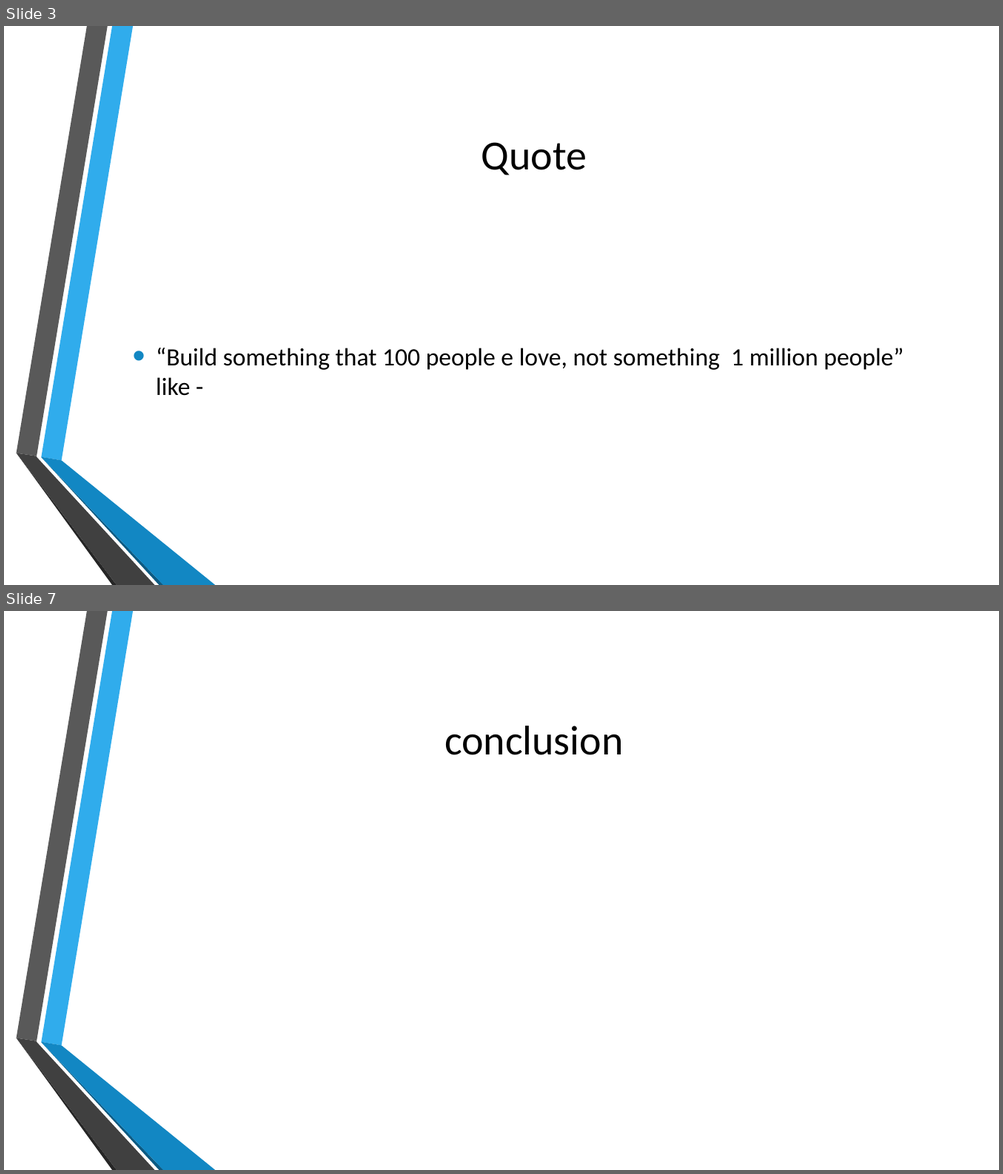
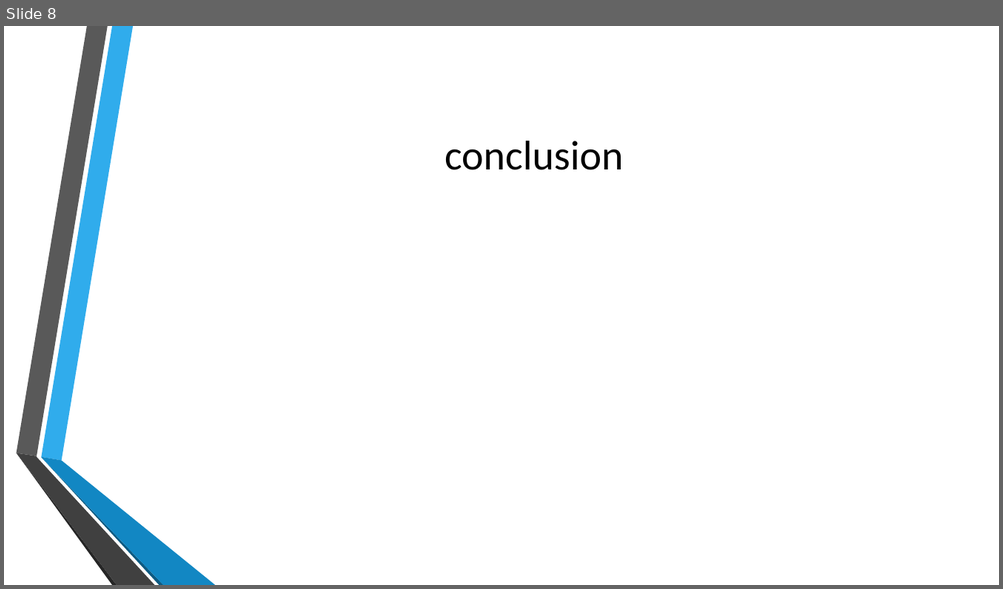
Before and after one commit to CalhounC357/4800_Tax_Boss, a slide deck: De La Riva, Bennett, Calhoun, Young; Tax_Boss.pptx. Shown one above the other, each under a label of ours: slides 3 and 7 before the commit, slide 8 after it; the slides between them are not shown. The pictures are 1003x1174 and 1003x589 pixels, drawn with LibreOffice and Linux fonts; fonts in the diff are those of the drawing; background and template pictures are left out. Boxes give left, top, right and bottom in pixels: in the first picture for what was removed or moved away, otherwise in the second. Text is boxed around its words. In the diff, an @@ line names an element or a change of style, - is before the commit and + after.

```diff
--- a/De La Riva, Bennett, Calhoun, Young; Tax_Boss.pptx
+++ b/De La Riva, Bennett, Calhoun, Young; Tax_Boss.pptx
@@ slide 3 removed at (x1=4, y1=26, x2=999, y2=585), background picture (left out); not listed: 6 template elements that a slide beside it also shows @@
@@ title removed at (x1=481, y1=142, x2=587, y2=175) @@
-Quote
@@ text removed at (x1=156, y1=348, x2=903, y2=396) @@
-• “Build something that 100 people e love, not something 1 million people” like -
@@ what was slide 7 is now slide 8 @@
```
Also in this commit, not shown: 5 slides changed, 2 slides added.
